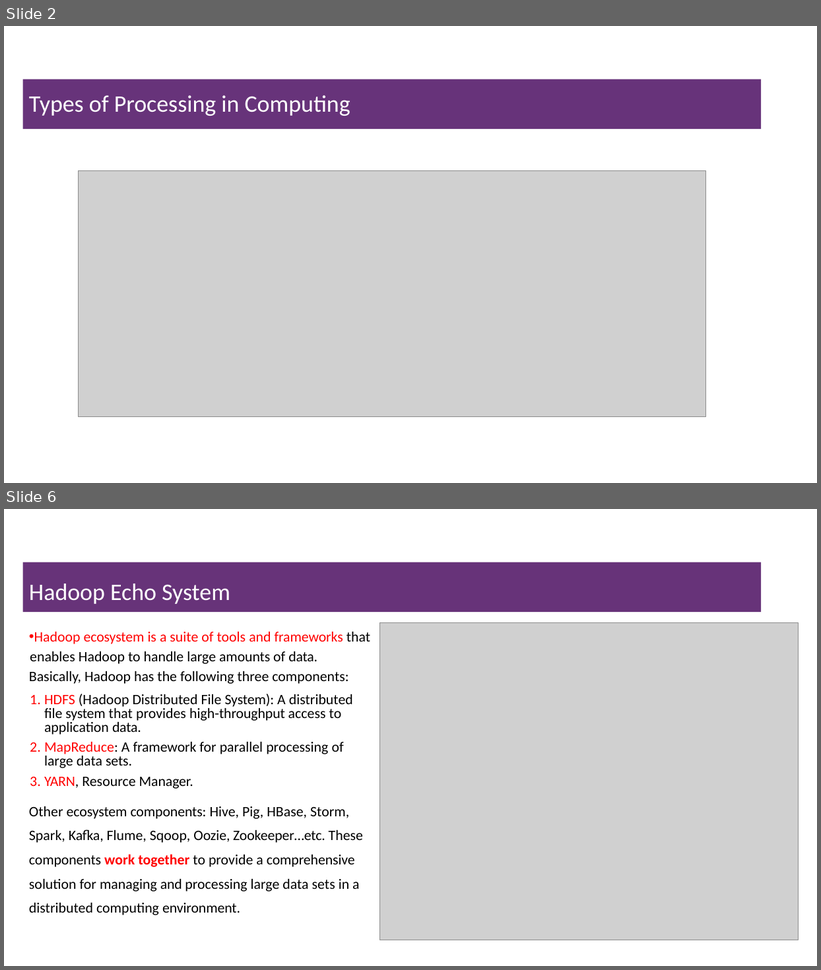
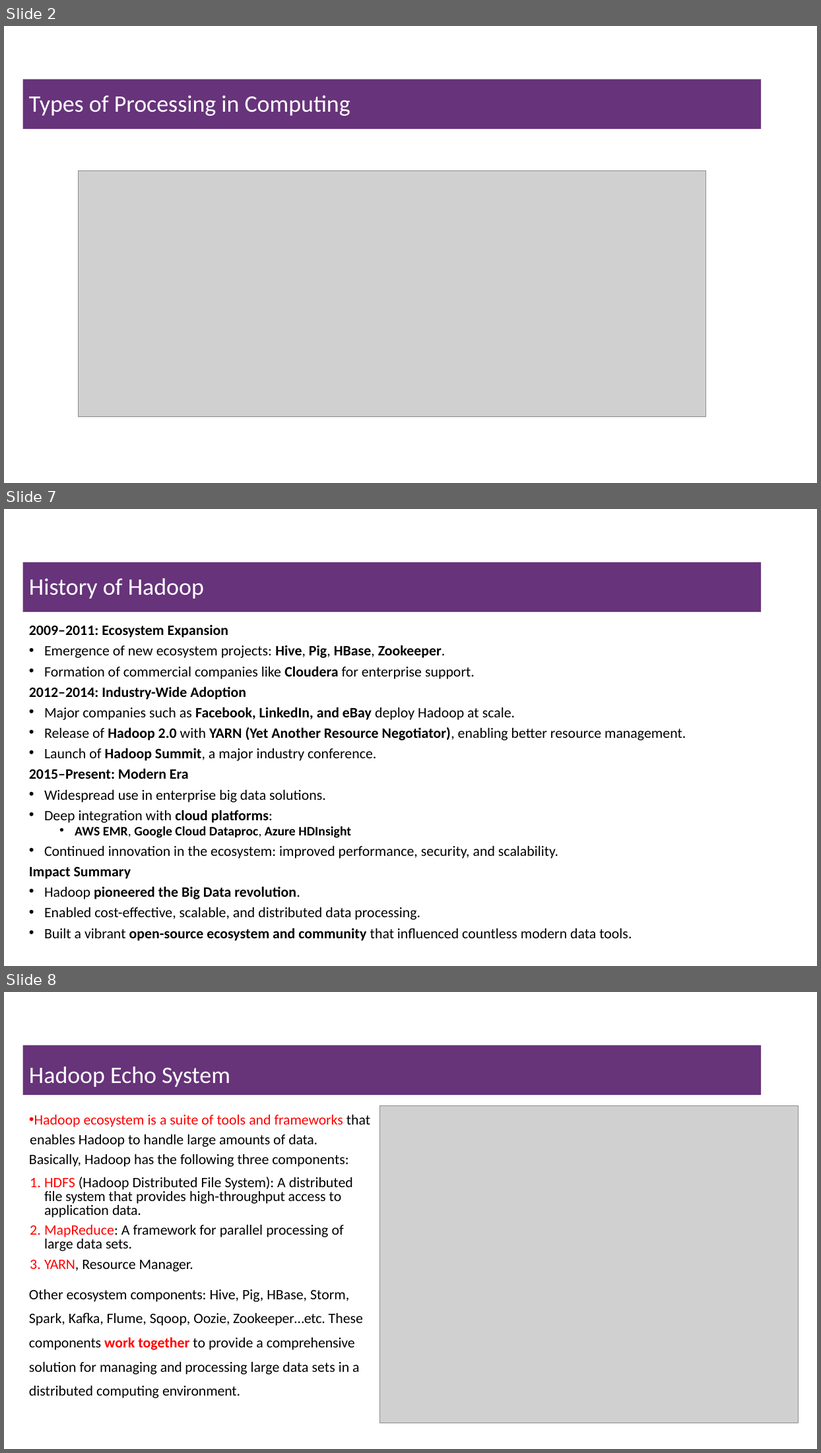
Before and after one commit to msfasha/307401-Big-Data, a slide deck: 20243/section_2_introduction_to_hadoop_eco_system/2-Introduction to Hadoop Eco System.pptx. Shown one above the other, each under a label of ours: slides 2 and 6 before the commit, slides 2, 7 and 8 after it; the slides between them are not shown. The pictures are 821x970 and 821x1453 pixels, drawn with LibreOffice and Linux fonts; fonts in the diff are those of the drawing; grey boxes stand for pictures; background and template pictures are left out. Boxes give left, top, right and bottom in pixels: in the first picture for what was removed or moved away, otherwise in the second. Text is boxed around its words. In the diff, an @@ line names an element or a change of style, - is before the commit and + after.

Commit message:
updated hadoop echo system

```diff
--- a/20243/section_2_introduction_to_hadoop_eco_system/2-Introduction to Hadoop Eco System.pptx
+++ b/20243/section_2_introduction_to_hadoop_eco_system/2-Introduction to Hadoop Eco System.pptx
@@ slide 7 added at <box>4,509,817,966</box>, background #FFFFFF @@
@@ title added at <box>23,562,762,612</box>, fill #67337A, 28 pt, text #FFFFFF @@
+History of Hadoop
@@ text added at <box>29,625,686,941</box>, 17 pt, text #000000 @@
+2009–2011: Ecosystem Expansion
+• Emergence of new ecosystem projects: Hive, Pig, HBase, Zookeeper.
+• Formation of commercial companies like Cloudera for enterprise support.
+2012–2014: Industry-Wide Adoption
+• Major companies such as Facebook, LinkedIn, and eBay deploy Hadoop at scale.
+• Release of Hadoop 2.0 with YARN (Yet Another Resource Negotiator), enabling better resource management.
+• Launch of Hadoop Summit, a major industry conference.
+2015–Present: Modern Era
+• Widespread use in enterprise big data solutions.
+• Deep integration with cloud platforms:
+  • AWS EMR, Google Cloud Dataproc, Azure HDInsight
+• Continued innovation in the ecosystem: improved performance, security, and scalability.
+Impact Summary
+• Hadoop pioneered the Big Data revolution.
+• Enabled cost-effective, scalable, and distributed data processing.
+• Built a vibrant open-source ecosystem and community that influenced countless modern data tools.
@@ what was slide 6 is now slide 8 @@
```
Also in this commit, not shown: 2 slides changed, 3 other slides added, 2 slides removed.
